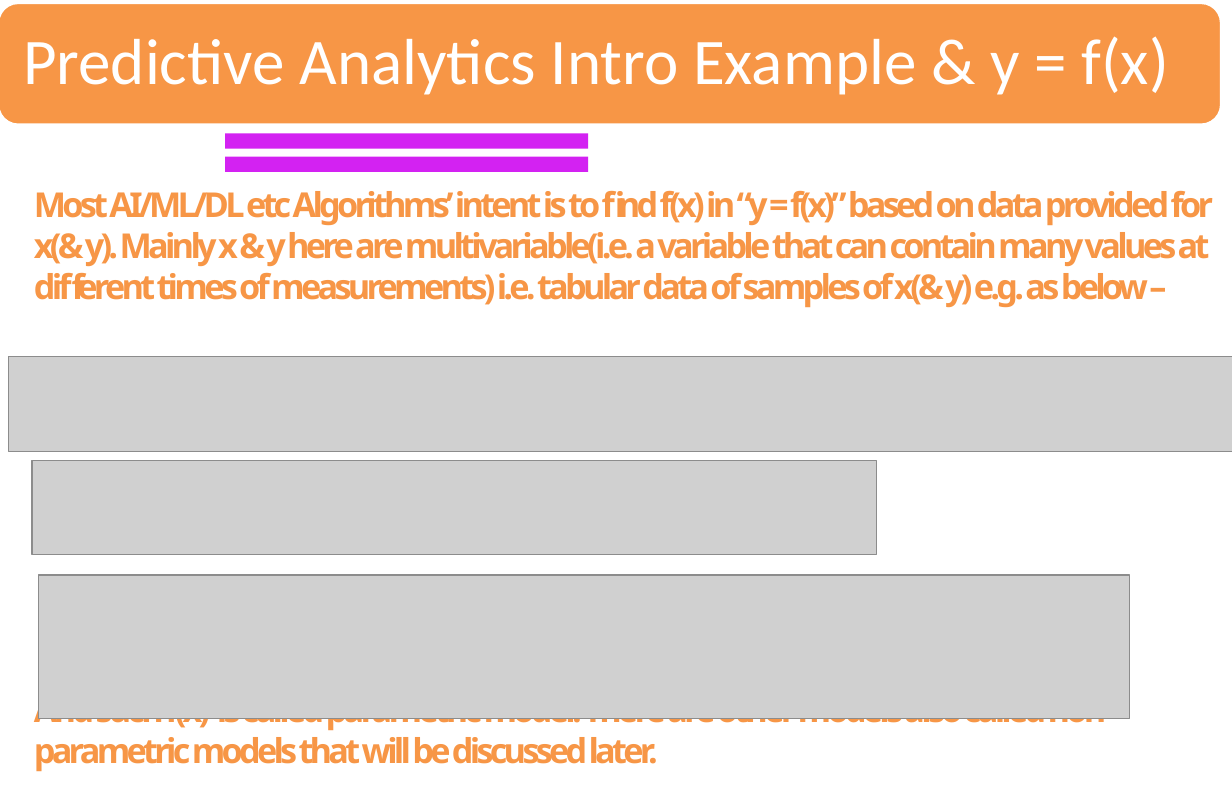
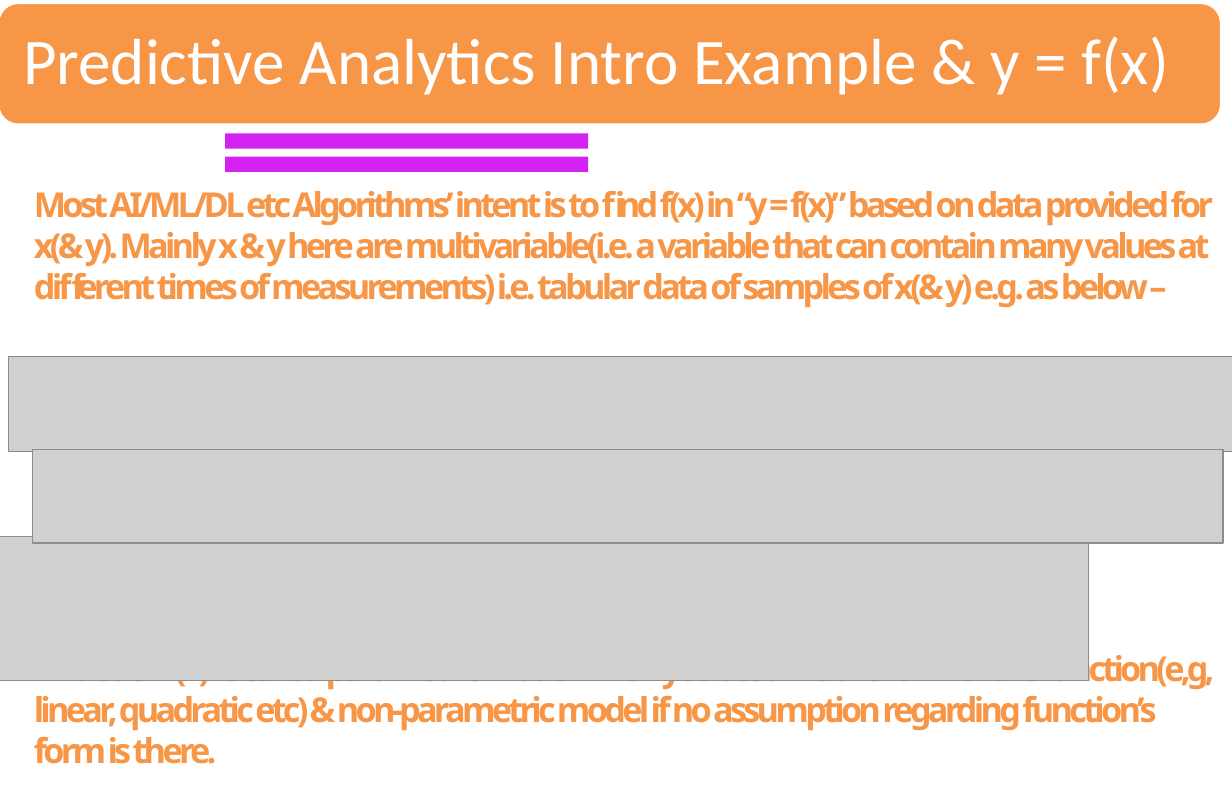
Before and after one commit to sandipray63in/Some_Self_Learning_Decks, a slide deck: slide 9 of AI, ML, DL & Related Topics(WIP).pptx. Drawn at 1232x801 pixels with LibreOffice and Linux fonts; fonts in the diff are those of the drawing; grey boxes stand for pictures. Boxes give left, top, right and bottom in pixels: in the first picture for what was removed or moved away, otherwise in the second. Text is boxed around its words. In the diff, an @@ line names an element or a change of style, - is before the commit and + after.

```diff
--- a/AI, ML, DL & Related Topics(WIP).pptx
+++ b/AI, ML, DL & Related Topics(WIP).pptx
@@ picture: place and size @@
-picture at (32,461,876,554)
+picture at (32,450,1223,543)
@@ picture: place and size @@
-picture at (38,575,1129,719)
+picture at (0,536,1088,680)
@@ text at (34,649,1215,764): text changed @@
-And such f(x) is called parametric model. There are other models also called non-parametric models that will be discussed later.
+And such f(x) is called parametric model when you assume the form of the function(e,g, linear, quadratic etc) & non-parametric model if no assumption regarding function’s form is there.
```
Also in this commit, not shown: 7 other slides changed.
